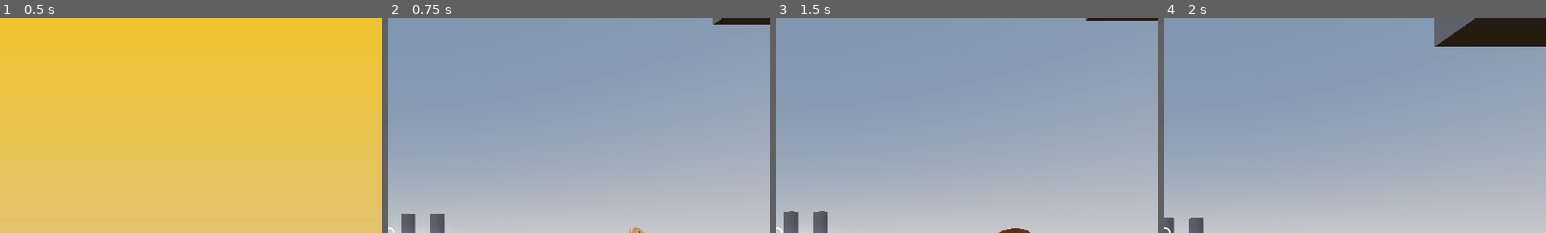
Above: before the commit, frames 1-4 (left to right).
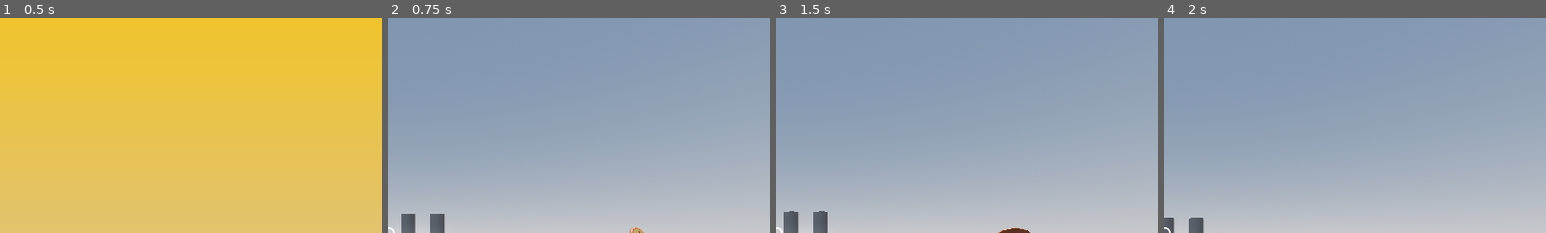
Above: after the commit, the same moments.

Repository: MattCharles/Dreams
Game: Godot game, scene res://Scenes/menu.tscn
Same seed, same stepped clock (60 frames per second), same inputs: the game is played once before the commit and once after it. Sound files missing from this copy of the repository are replaced by a short silence.
Inputs (mouse positions are % of the whole screen's width and height, from its top left):
- Up to frame 1 (0.5 s): no input
- Up to frame 2 (0.75 s): click "Dream" at 0.5 s
- Up to frame 3 (1.5 s): move the mouse to (72, 45) at 1.27 s; press the mouse at (72, 45) at 1.28 s; hold D (right) from 1.28 s (still down)
- Up to frame 4 (2 s): keep holding D (right); tap Space (jump) at 1.52 s
The pictures show only the part of the screen within x 50-100%, y 0-50%; the shares and areas given below are measured in that part.

Frame 1 is identical in both runs. In frame 2, 0.5% of the frame differs, in the area x 85-100%, y 0-4%; in frame 3, 0.3%; in frame 4, 3.9%, in the area x 70-100%, y 0-14%.

Commit message:
Added options menu that really options

Diff:
--- /dev/null
+++ b/Scenes/BackToMenu.gd
@@ -0,0 +1,4 @@
+extends Button
+
+func _on_pressed():
+	get_tree().change_scene_to_file("res://Scenes/menu.tscn")
--- /dev/null
+++ b/Scenes/SoundButton.gd
@@ -0,0 +1,12 @@
+extends Button
+
+var on := "SOUND: ON"
+var off := "SOUND: OF"
+
+func _on_pressed():
+	if $"/root/GameData".sound:
+		text = off
+		$"/root/GameData".sound = false
+	else:
+		text = on
+		$"/root/GameData".sound = true
--- a/Scenes/matttest.tscn
+++ b/Scenes/matttest.tscn
@@ -1,9 +1,8 @@
-[gd_scene load_steps=13 format=3 uid="uid://blpr8kc3qthqn"]
+[gd_scene load_steps=12 format=3 uid="uid://blpr8kc3qthqn"]
 
 [ext_resource type="Script" path="res://Scenes/test.gd" id="1_kxx5o"]
 [ext_resource type="PackedScene" uid="uid://chkkys4p7l1vq" path="res://Scenes/Player.tscn" id="3_ll6y3"]
 [ext_resource type="PackedScene" uid="uid://kvdu4itnqh2e" path="res://Assets/pizza/spinningpizza.tscn" id="4_kcjbq"]
-[ext_resource type="PackedScene" uid="uid://dfnoahrrt2swg" path="res://Scenes/wiggle_box.tscn" id="6_20pyq"]
 [ext_resource type="PackedScene" uid="uid://d4ama7j4hhi68" path="res://Scenes/finish_line.tscn" id="6_mxuol"]
 [ext_resource type="PackedScene" uid="uid://bsmww825t258y" path="res://Scenes/HUD.tscn" id="7_i87bt"]
 
@@ -146,6 +145,3 @@
 
 [node name="PlayerSpawn" type="Node3D" parent="."]
 transform = Transform3D(1, 0, 0, 0, 1, 0, 0, 0, 1, -8.12073, 0.655181, 13.5395)
-
-[node name="wiggle_box" parent="." instance=ExtResource("6_20pyq")]
-transform = Transform3D(1, 0, 0, 0, 1, 0, 0, 0, 1, 17.8504, 0, 0)
--- /dev/null
+++ b/Scenes/options.tscn
@@ -0,0 +1,84 @@
+[gd_scene load_steps=4 format=3 uid="uid://d2a250dc1gt37"]
+
+[ext_resource type="FontFile" uid="uid://cwy1n1rvwjg5r" path="res://Fonts/AlienEncounters/SFAlienEncounters.ttf" id="1_jpmcc"]
+[ext_resource type="Script" path="res://Scenes/SoundButton.gd" id="2_gh1xo"]
+[ext_resource type="Script" path="res://Scenes/BackToMenu.gd" id="3_7dhm8"]
+
+[node name="options" type="Control"]
+layout_mode = 3
+anchors_preset = 15
+anchor_right = 1.0
+anchor_bottom = 1.0
+grow_horizontal = 2
+grow_vertical = 2
+
+[node name="BGColor" type="ColorRect" parent="."]
+layout_mode = 1
+anchors_preset = 15
+anchor_right = 1.0
+anchor_bottom = 1.0
+grow_horizontal = 2
+grow_vertical = 2
+color = Color(1, 0.729412, 0.0313726, 1)
+
+[node name="BGColor2" type="ColorRect" parent="."]
+layout_mode = 1
+anchors_preset = 15
+anchor_right = 1.0
+anchor_bottom = 1.0
+offset_left = 34.0
+offset_top = 26.0
+offset_right = -38.0
+offset_bottom = -30.0
+grow_horizontal = 2
+grow_vertical = 2
+color = Color(0.913725, 0.913725, 0, 1)
+
+[node name="ButtonContainer" type="VBoxContainer" parent="."]
+layout_mode = 1
+anchors_preset = -1
+anchor_right = 1.0
+anchor_bottom = 0.709
+offset_left = 36.0
+offset_top = 29.0
+offset_right = -37.0
+offset_bottom = 0.279968
+grow_horizontal = 2
+grow_vertical = 2
+
+[node name="SoundButton" type="Button" parent="ButtonContainer"]
+layout_mode = 2
+theme_override_colors/font_color = Color(0.960784, 0, 0, 1)
+theme_override_colors/font_pressed_color = Color(0.490196, 0, 0, 1)
+theme_override_colors/font_hover_color = Color(0.960784, 0.32549, 0, 1)
+theme_override_fonts/font = ExtResource("1_jpmcc")
+theme_override_font_sizes/font_size = 128
+toggle_mode = true
+text = "Sound: ON"
+flat = true
+script = ExtResource("2_gh1xo")
+
+[node name="MenuButton" type="Button" parent="."]
+layout_mode = 1
+anchors_preset = -1
+anchor_left = 0.231
+anchor_top = 0.862
+anchor_right = 0.77
+anchor_bottom = 0.963
+offset_left = -0.52002
+offset_top = 0.039978
+offset_right = 0.599976
+offset_bottom = -0.0400391
+grow_horizontal = 2
+grow_vertical = 0
+theme_override_colors/font_color = Color(0.960784, 0, 0, 1)
+theme_override_colors/font_pressed_color = Color(0.490196, 0, 0, 1)
+theme_override_colors/font_hover_color = Color(0.960784, 0.32549, 0, 1)
+theme_override_fonts/font = ExtResource("1_jpmcc")
+theme_override_font_sizes/font_size = 128
+text = "BACK TO MENU"
+flat = true
+script = ExtResource("3_7dhm8")
+
+[connection signal="pressed" from="ButtonContainer/SoundButton" to="ButtonContainer/SoundButton" method="_on_pressed"]
+[connection signal="pressed" from="MenuButton" to="MenuButton" method="_on_pressed"]
--- a/Scripts/game_data.gd
+++ b/Scripts/game_data.gd
@@ -1,14 +1,7 @@
 extends Node
+
+var sound:=true
 
 class Level:
 	var title:String
 	var target_time
-
-# Called when the node enters the scene tree for the first time.
-func _ready():
-	pass # Replace with function body.
-
-
-# Called every frame. 'delta' is the elapsed time since the previous frame.
-func _process(delta):
-	pass
--- a/Scripts/main-menu.gd
+++ b/Scripts/main-menu.gd
@@ -39,9 +39,10 @@
 	center_of_screen = rect.size / 2
 	paint_menu()
 	get_tree().create_timer(INTRO_DELAY).timeout.connect(end_intro)
-	intro_player.play()
-	intro_player.finished.connect(looped_player.play)
-	looped_player.finished.connect(looped_player.play)
+	if $"/root/GameData".sound:
+		intro_player.play()
+		intro_player.finished.connect(looped_player.play)
+		looped_player.finished.connect(looped_player.play)
 
 func end_intro():
 	intro = false
@@ -96,8 +97,7 @@
 	get_tree().change_scene_to_file("res://Scenes/matttest.tscn")
 
 func _on_options_pressed():
-	print("Ain't no options mang")
-
+	get_tree().change_scene_to_file("res://Scenes/options.tscn")
 
 func _on_quit_pressed():
 	get_tree().quit()
@@ -107,35 +107,26 @@
 	position_tween.tween_property(start_button, "position",
 			start_target.position + HOVER_OFFSET_VECTOR, 1).set_ease(Tween.EASE_OUT).set_trans(Tween.TRANS_QUART)
 
-
 func _on_options_mouse_entered():
 	var position_tween = get_tree().create_tween()
 	position_tween.tween_property(options_button, "position",
 			options_target.position + HOVER_OFFSET_VECTOR, 1).set_ease(Tween.EASE_OUT).set_trans(Tween.TRANS_QUART)
-
-
 
 func _on_quit_mouse_entered():
 	var position_tween = get_tree().create_tween()
 	position_tween.tween_property(quit_button, "position",
 			quit_target.position + HOVER_OFFSET_VECTOR, 1).set_ease(Tween.EASE_OUT).set_trans(Tween.TRANS_QUART)
 
-
-
 func _on_start_mouse_exited():
 	var position_tween = get_tree().create_tween()
 	position_tween.tween_property(start_button, "position",
 			start_target.position, 1).set_ease(Tween.EASE_OUT).set_trans(Tween.TRANS_QUART)
-
-
 
 func _on_options_mouse_exited():
 	var position_tween = get_tree().create_tween()
 	position_tween.tween_property(options_button, "position",
 			options_target.position, 1).set_ease(Tween.EASE_OUT).set_trans(Tween.TRANS_QUART)
 
-
-
 func _on_quit_mouse_exited():
 	var position_tween = get_tree().create_tween()
 	position_tween.tween_property(quit_button, "position",
--- a/Scripts/player.gd
+++ b/Scripts/player.gd
@@ -62,7 +62,6 @@
 var groundedMovementThisFrame = false
 @export
 var lastWalkingSfxPosition = 0;
-var noise:= false
 var num_jumps := 1
 const COYOTE_LIMIT := .5
 var airtime := 0.0
@@ -198,7 +197,7 @@
 		original_hook_distance = grapple_line.get_distance()
 
 
-	if(noise):
+	if($"/root/GameData".sound):
 		if(velocity.y == 0 and (velocity.x != 0 or velocity.z != 0)):
 			if (not $WalkingFxPlayer.playing):
 				var walkingFxLength = $WalkingFxPlayer.stream.get_length()
